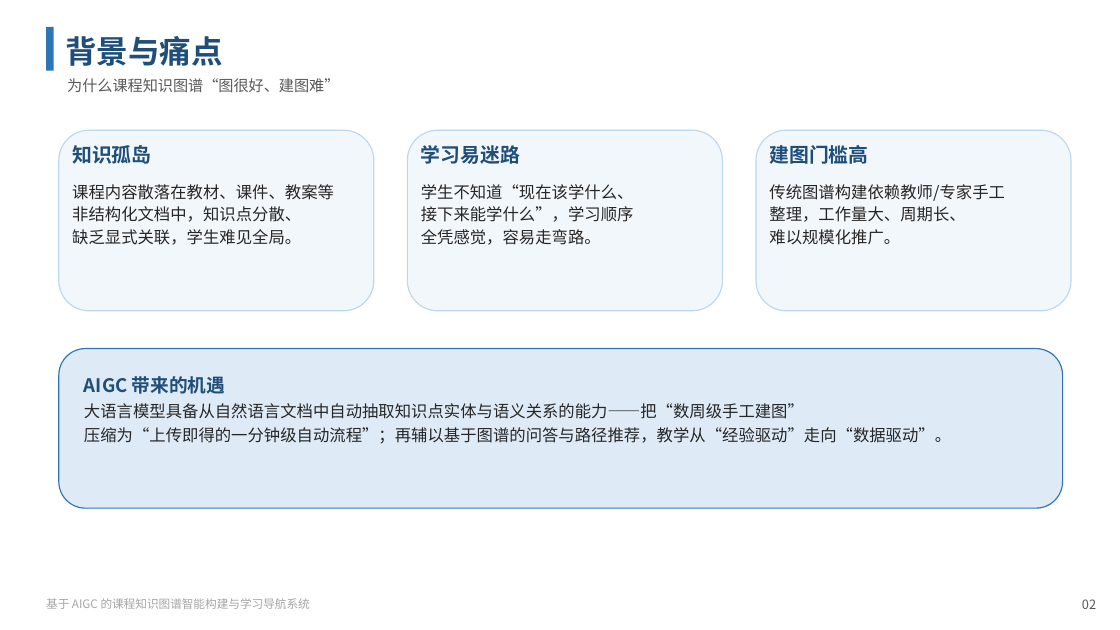
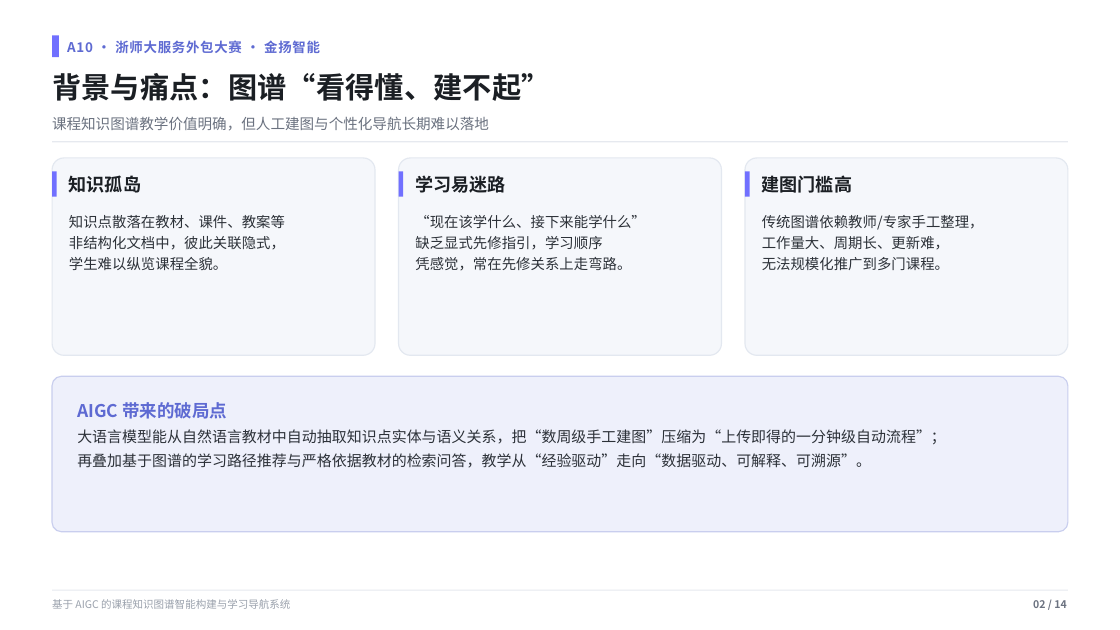
Before and after one commit to EterUltimate/A10_KnowledgeGraph, a slide deck: slide 2 of submissions/A10项目简介PPT.pptx. Drawn at 1120x630 pixels with LibreOffice and Linux fonts; fonts in the diff are those of the drawing. Boxes give left, top, right and bottom in pixels: in the first picture for what was removed or moved away, otherwise in the second. Text is boxed around its words. In the diff, an @@ line names an element or a change of style, - is before the commit and + after.

Commit message:
docs(submissions): 重构 A10 项目汇报 PPT + 纳入报告/报名表 (#64)
* docs(submissions): 重构 A10 项目汇报 PPT——合并后代码与 SRS 内容更新、Linear 现代设计体系、EterU/袁汉春署名

* docs(submissions): 纳入项目报告（浙师大毕业论文格式）与 EterU 小队报名表

```diff
--- a/submissions/A10项目简介PPT.pptx
+++ b/submissions/A10项目简介PPT.pptx
@@ rectangle: place and size @@
-rectangle at [46,27,54,71]
+rectangle at [52,35,59,57]
@@ rectangle at [52,35,59,57]: fill #2E75B6 to #7170FF @@
@@ text at [67,40,320,53]: text changed; size 27 to 11.5 pt; text colour #1F4E79 to #5E6AD2 @@
-背景与痛点
+A10 · 浙师大服务外包大赛 · 金扬智能
@@ text at [52,73,550,101]: text changed; size 13 to 25 pt; text colour #595959 to #1B1F24; bold on @@
-为什么课程知识图谱“图很好、建图难”
+背景与痛点：图谱“看得懂、建不起”
@@ text "背景与痛点：图谱“看得懂、建不起”" at [52,73,550,101]: vertical alignment top to middle @@
@@ text added at [52,117,489,131], 12.5 pt, text #6B7280 @@
+课程知识图谱教学价值明确，但人工建图与个性化导航长期难以落地
@@ rectangle added at [52,141,1068,143], fill #E6E9EF @@
@@ rounded rectangle removed at [59,130,374,311] @@
@@ rounded rectangle: place and size @@
-rounded rectangle at [408,130,723,311]
+rounded rectangle at [52,158,375,355]
@@ rounded rectangle at [52,158,375,355]: fill #F2F7FC to #F5F7FB; outline #BDD7EE 1 pt to #E3E8F0 1 pt; proportions changed @@
@@ rectangle added at [52,171,57,197], fill #7170FF @@
@@ text "知识孤岛": place and size @@
-text "知识孤岛" at [72,145,151,164]
+text "知识孤岛" at [69,175,141,193]
@@ rounded rectangle added at [398,158,721,355], fill #F5F7FB, outline #E3E8F0 1 pt @@
@@ rectangle added at [398,171,403,197], fill #7170FF @@
@@ text "学习易迷路": place and size @@
-text "学习易迷路" at [421,145,520,164]
+text "学习易迷路" at [415,175,505,193]
@@ rounded rectangle at [745,158,1068,355]: fill #F2F7FC to #F5F7FB; outline #BDD7EE 1 pt to #E3E8F0 1 pt; proportions changed @@
@@ rounded rectangle: place and size @@
-rounded rectangle at [756,130,1071,311]
+rounded rectangle at [745,158,1068,355]
@@ rectangle added at [745,171,750,197], fill #7170FF @@
@@ size 17 to 15.5 pt, text colour #1F4E79 to #1B1F24; line spacing 1.12 to 1.15 in 3 elements at [69,175,141,193], [415,175,505,193], [762,175,852,193] @@
@@ text "建图门槛高": place and size @@
-text "建图门槛高" at [769,145,868,164]
+text "建图门槛高" at [762,175,852,193]
@@ text at [69,215,285,270]: text changed; size 14 to 12.3 pt; text colour #262626 to #2C3138 @@
-课程内容散落在教材、课件、教案等
-非结构化文档中，知识点分散、
-缺乏显式关联，学生难见全局。
+知识点散落在教材、课件、教案等
+非结构化文档中，彼此关联隐式，
+学生难以纵览课程全貌。
@@ text at [415,215,646,270]: text changed; size 14 to 12.3 pt; text colour #262626 to #2C3138 @@
-学生不知道“现在该学什么、
-接下来能学什么”，学习顺序
-全凭感觉，容易走弯路。
+“现在该学什么、接下来能学什么”
+缺乏显式先修指引，学习顺序
+凭感觉，常在先修关系上走弯路。
@@ text at [762,215,984,270]: text changed; size 14 to 12.3 pt; text colour #262626 to #2C3138 @@
-传统图谱构建依赖教师/专家手工
-整理，工作量大、周期长、
-难以规模化推广。
+传统图谱依赖教师/专家手工整理，
+工作量大、周期长、更新难，
+无法规模化推广到多门课程。
@@ rounded rectangle: place and size @@
-rounded rectangle at [59,349,1063,508]
+rounded rectangle at [52,376,1068,532]
@@ rounded rectangle at [52,376,1068,532]: fill #DEEBF7 to #EEF0FB; outline #2E75B6 1 pt to #C9CEEE 1 pt; proportions changed @@
@@ text at [77,402,946,468]: text changed; size 14 to 12.8 pt; text colour #262626 to #2C3138 @@
-AIGC 带来的机遇
-大语言模型具备从自然语言文档中自动抽取知识点实体与语义关系的能力——把“数周级手工建图”
-压缩为“上传即得的一分钟级自动流程”；再辅以基于图谱的问答与路径推荐，教学从“经验驱动”走向“数据驱动”。
+AIGC 带来的破局点
+大语言模型能从自然语言教材中自动抽取知识点实体与语义关系，把“数周级手工建图”压缩为“上传即得的一分钟级自动流程”；
+再叠加基于图谱的学习路径推荐与严格依据教材的检索问答，教学从“经验驱动”走向“数据驱动、可解释、可溯源”。
@@ text "基于 AIGC 的课程知识图谱智能构建与学习导航系统" at [52,599,290,609]: size 10 to 9 pt, text colour #A6A6A6 to #9AA1AC; line spacing 1.12 to 1.15 @@
@@ rectangle added at [52,590,1068,591], fill #E6E9EF @@
@@ text at [1033,600,1066,608]: text changed; size 11 to 9 pt; text colour #595959 to #6B7280; bold on @@
-02
+02 / 14
```
Also in this commit, not shown: 9 other slides changed, 4 slides added, 2 slides removed, 17 other files.
